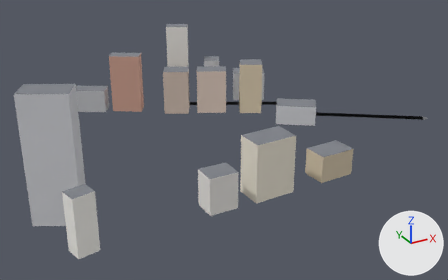
The glTF model apps/client/public/cities/moscow_synth/tiles/2_-3.glb, before and after one commit.
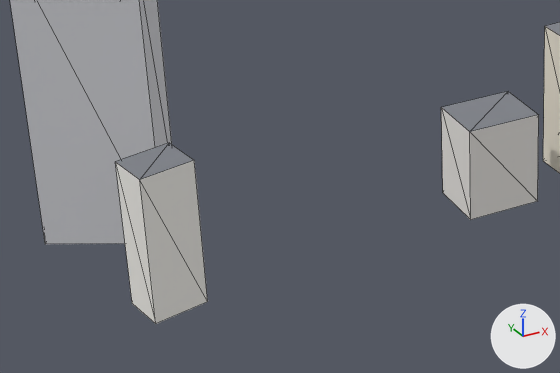
Each version appears first whole from a 50 mm camera at (449.0, 202.0, 206.0) aimed at (672.0, 609.0, 3.0), and next in a close-up on the part from 3% to 55% of the width and 44% to 100% of the height. The lights are fixed; the arrows at lower right show +X, +Y and +Z. The first two pictures are the older version. The close-ups show mesh edges as thin lines. Vertices at exactly the same position are counted once.
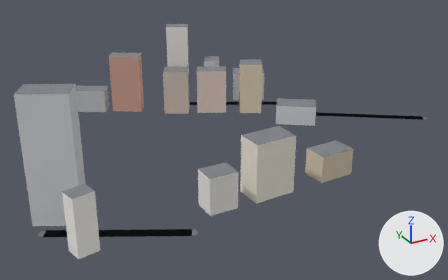
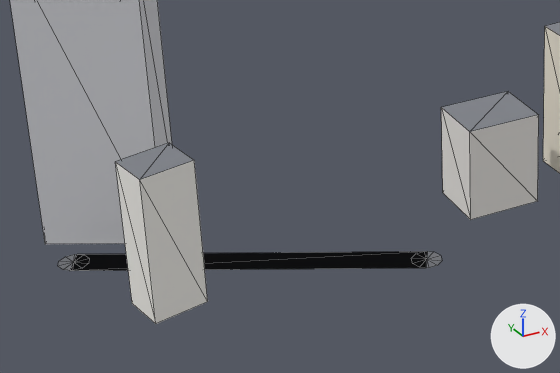
The newer file is also turned or shifted as a whole; pictures and numbers use the older file's frame.

Location of each change, [x1, y1, x2, y2] in pixels of the close-ups (560 x 373 px):
```json
{"part": 1, "of": "me_mesh_0", "change": "added", "after": [58, 254, 77, 271]}
{"part": 2, "of": "me_mesh_0", "change": "added", "after": [426, 252, 442, 268]}
{"part": 3, "of": "me_mesh_0", "change": "added", "after": [70, 251, 427, 271]}
```

Scene script edits in JSON lines:
```json
{"block": "me_mesh_0", "where": "# used by ob_mesh_0; location = (0.0, 0.0, 0.0)"}
{"block": "me_mesh_0", "where": "# verts and faces of me_mesh_0; kept vertices keep their numbers, new ones are numbered from 164"}
{"op": "remove", "block": "me_mesh_0", "code": "me_mesh_0.from_pydata(...)  # 164 vertices, 184 faces; spans x 505.0..860.0, y 505.0..752.0, z 0.0..87.0"}
{"op": "add", "block": "me_mesh_0", "code": "me_mesh_0.from_pydata(...)  # 190 vertices, 206 faces; spans x 505.0..860.0, y 496.0..752.0, z 0.0..87.0"}
{"block": "me_mesh_0", "change": "me_mesh_0 part 1: the loose piece of 11 vertices spanning x 670.0..678.0, y 710.0..718.0, z 0.0 is copied, and the copy is moved by (-164.0, -172.0, 0.0); it spans x 506.0..514.0, y 538.0..546.0, z 0.0"}
{"block": "me_mesh_0", "change": "me_mesh_0 part 2: the loose piece of 11 vertices spanning x 670.0..678.0, y 710.0..718.0, z 0.0 is copied, and the copy is moved by (-84.0, -215.0, 0.0); it spans x 586.0..594.0, y 496.0..503.0, z 0.0"}
{"block": "me_mesh_0", "change": "me_mesh_0 part 3"}
{"op": "add", "block": "me_mesh_0", "code": "verts[164] = (512.0, 546.0, 0.0)  # pixel (77, 253)"}
{"op": "add", "block": "me_mesh_0", "code": "verts[165] = (508.0, 539.0, 0.0)  # pixel (69, 270)"}
{"op": "add", "block": "me_mesh_0", "code": "verts[166] = (591.0, 503.0, 0.0)  # pixel (427, 251)"}
{"op": "add", "block": "me_mesh_0", "code": "verts[167] = (588.0, 496.0, 0.0)  # pixel (426, 267)"}
{"op": "add", "block": "me_mesh_0", "code": "faces += [(164, 166, 165), (165, 166, 167)]  # mat_road"}
```
